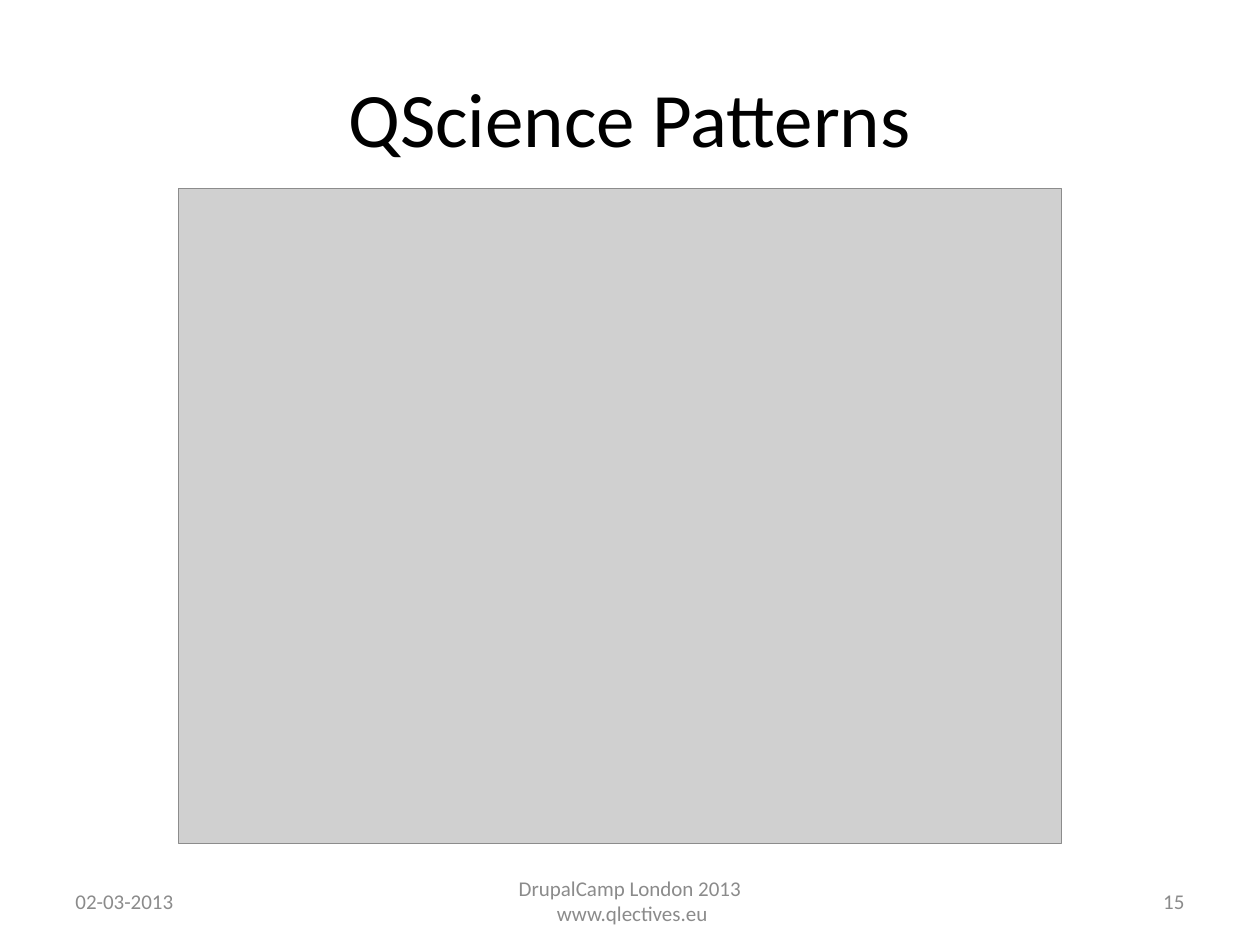
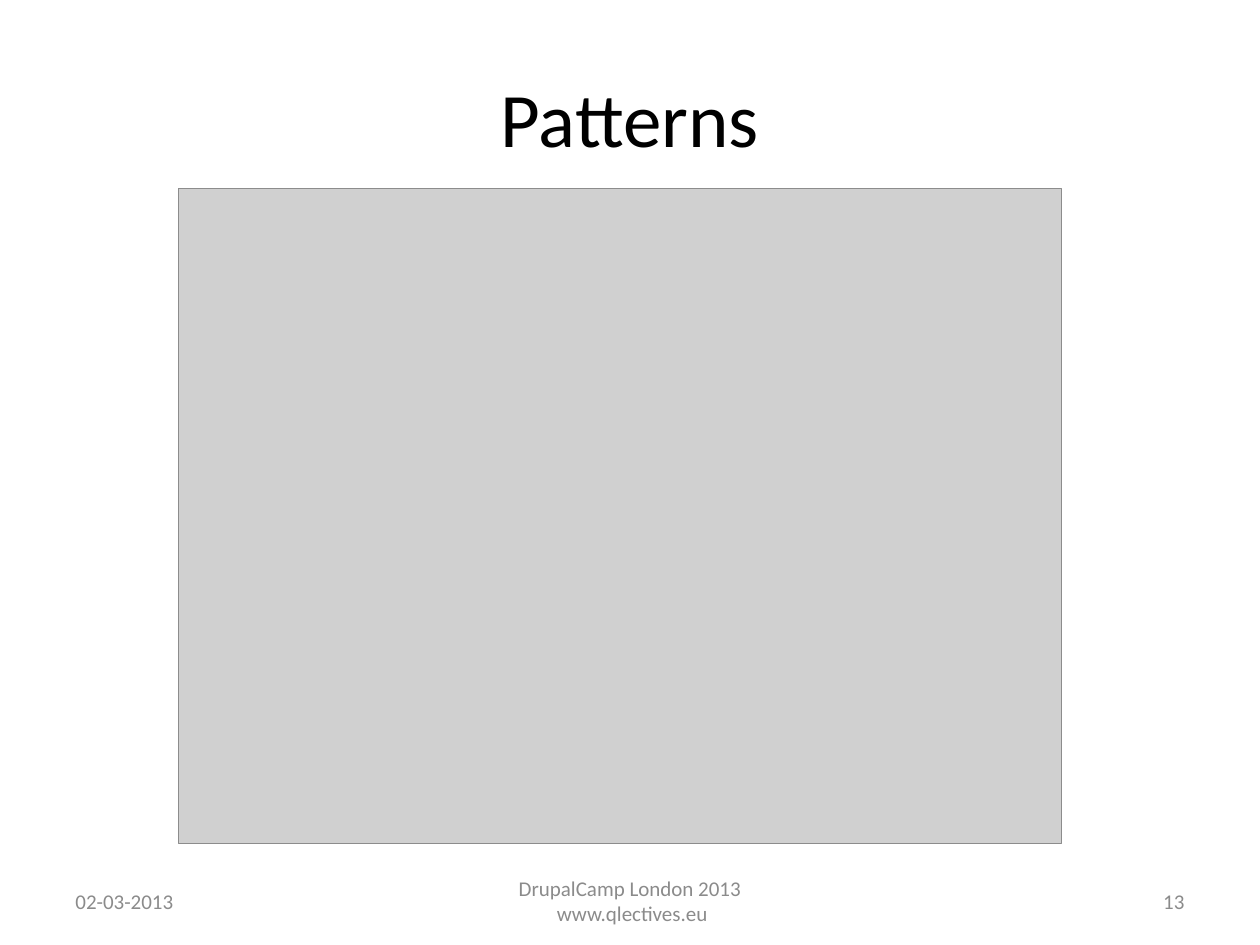
Before and after one commit to QScience/dc-slides, a slide deck: slide 13 of dclondon2013/patterns_dclondon2013.odp (slide 15 before the commit). Drawn at 1260x945 pixels with LibreOffice and Linux fonts; fonts in the diff are those of the drawing; grey boxes stand for pictures; background and template pictures are left out. Boxes give left, top, right and bottom in pixels: in the first picture for what was removed or moved away, otherwise in the second. Text is boxed around its words. In the diff, an @@ line names an element or a change of style, - is before the commit and + after.

```diff
--- a/dclondon2013/patterns_dclondon2013.odp
+++ b/dclondon2013/patterns_dclondon2013.odp
@@ text at [501, 97, 759, 148]: text changed @@
-QScience Patterns
+Patterns
@@ page number at [1163, 895, 1184, 909]: text changed @@
-15
+13
```
Also in this commit, not shown: 9 other slides changed, 4 slides removed, 1 other file.
